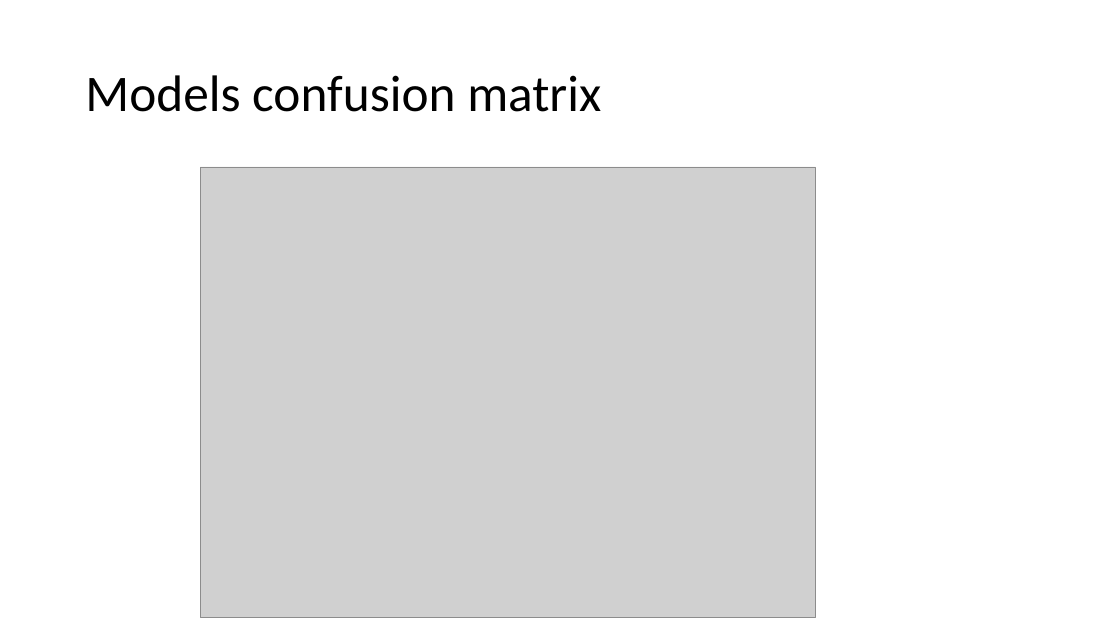
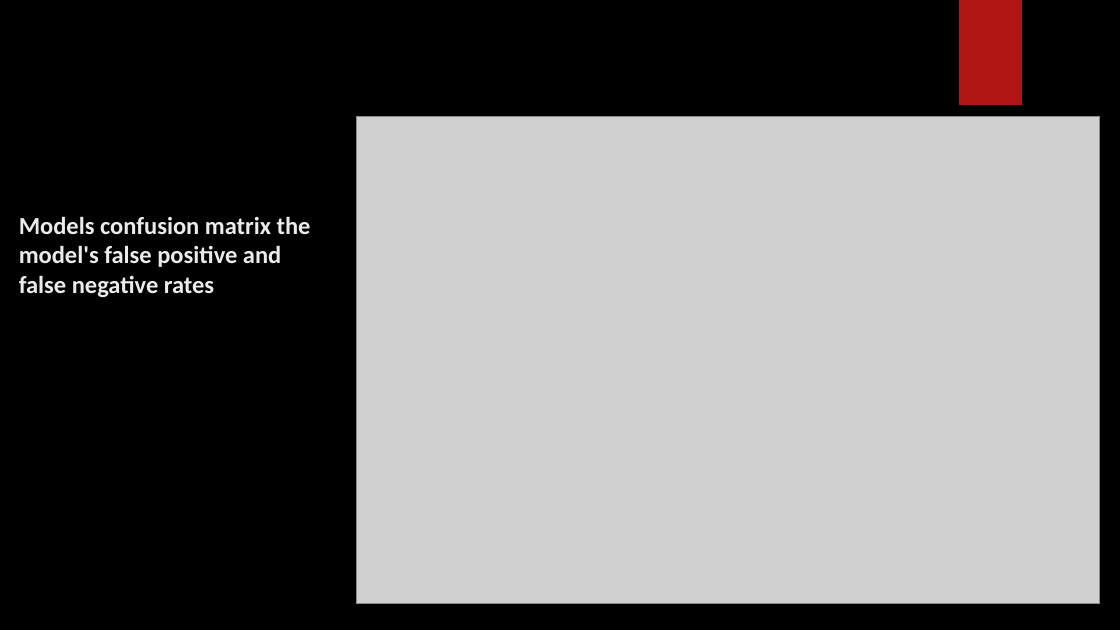
Before and after one commit to Oruka01/Coupon-recommendation-predictions, a slide deck: slide 10 of Presentation/Presentation slide.pptx (slide 11 before the commit). Drawn at 1120x630 pixels with LibreOffice and Linux fonts; fonts in the diff are those of the drawing; grey boxes stand for pictures; background and template pictures are left out. Boxes give left, top, right and bottom in pixels: in the first picture for what was removed or moved away, otherwise in the second. Text is boxed around its words. In the diff, an @@ line names an element or a change of style, - is before the commit and + after.

```diff
--- a/Presentation/Presentation slide.pptx
+++ b/Presentation/Presentation slide.pptx
@@ background #FFFFFF to picture (left out) @@
@@ rectangle added at [959, 0, 1022, 105], fill #B01513 @@
@@ picture: place and size @@
-picture at [200, 167, 815, 618]
+picture at [357, 116, 1101, 603]
@@ title "Models confusion matrix the model's ..." at [19, 216, 311, 297]: vertical alignment middle to bottom @@
@@ title at [19, 216, 311, 297]: text changed; size 44 to 21 pt; text colour #000000 to #EBEBEB; bold on @@
-Models confusion matrix
+Models confusion matrix the model's false positive and false negative rates
```
Also in this commit, not shown: 8 other slides changed, 4 slides added, 5 slides removed.
